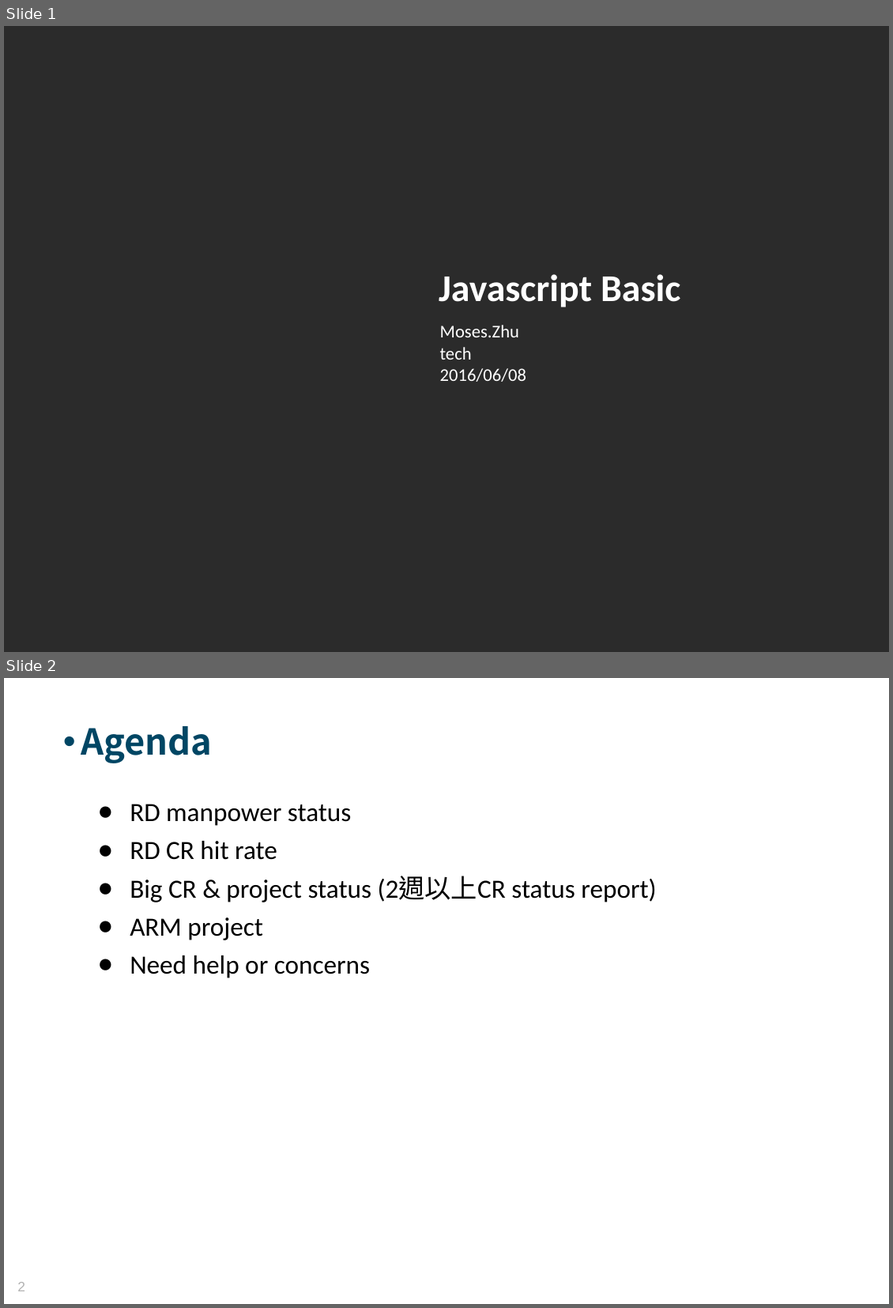
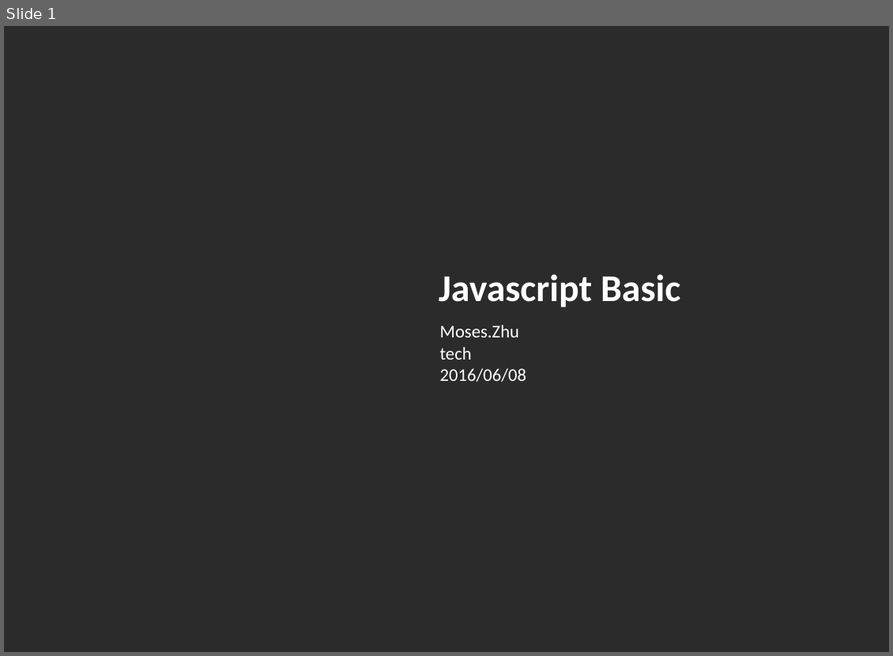
Before and after one commit to Moses824/Train-Javascript-Basic, a slide deck: Train_Javascript_Basic.ppt. Shown one above the other, each under a label of ours: slides 1 and 2 before the commit, slide 1 after it. The pictures are 893x1308 and 893x656 pixels, drawn with LibreOffice and Linux fonts; fonts in the diff are those of the drawing; background and template pictures are left out; a plain dark background stands for a picture behind light text. Boxes give left, top, right and bottom in pixels: in the first picture for what was removed or moved away, otherwise in the second. Text is boxed around its words. In the diff, an @@ line names an element or a change of style, - is before the commit and + after.

```diff
--- a/Train_Javascript_Basic.ppt
+++ b/Train_Javascript_Basic.ppt
@@ slide 2 removed at (4,678,889,1304), background picture (left out) @@
@@ text removed at (81,726,212,763) @@
-• Agenda
@@ text removed at (130,804,656,978) @@
-● RD manpower status
-● RD CR hit rate
-● Big CR & project status (2週以上CR status report)
-● ARM project
-● Need help or concerns
@@ page number removed at (17,1282,25,1291) @@
-2
```
Also in this commit, not shown: 18 slides added, 1 other slide removed.
